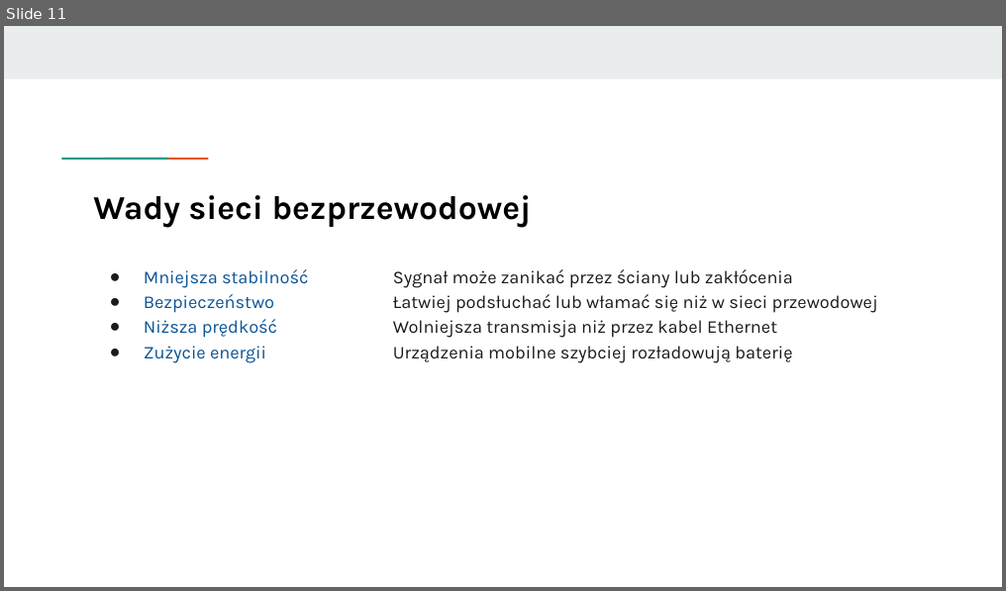
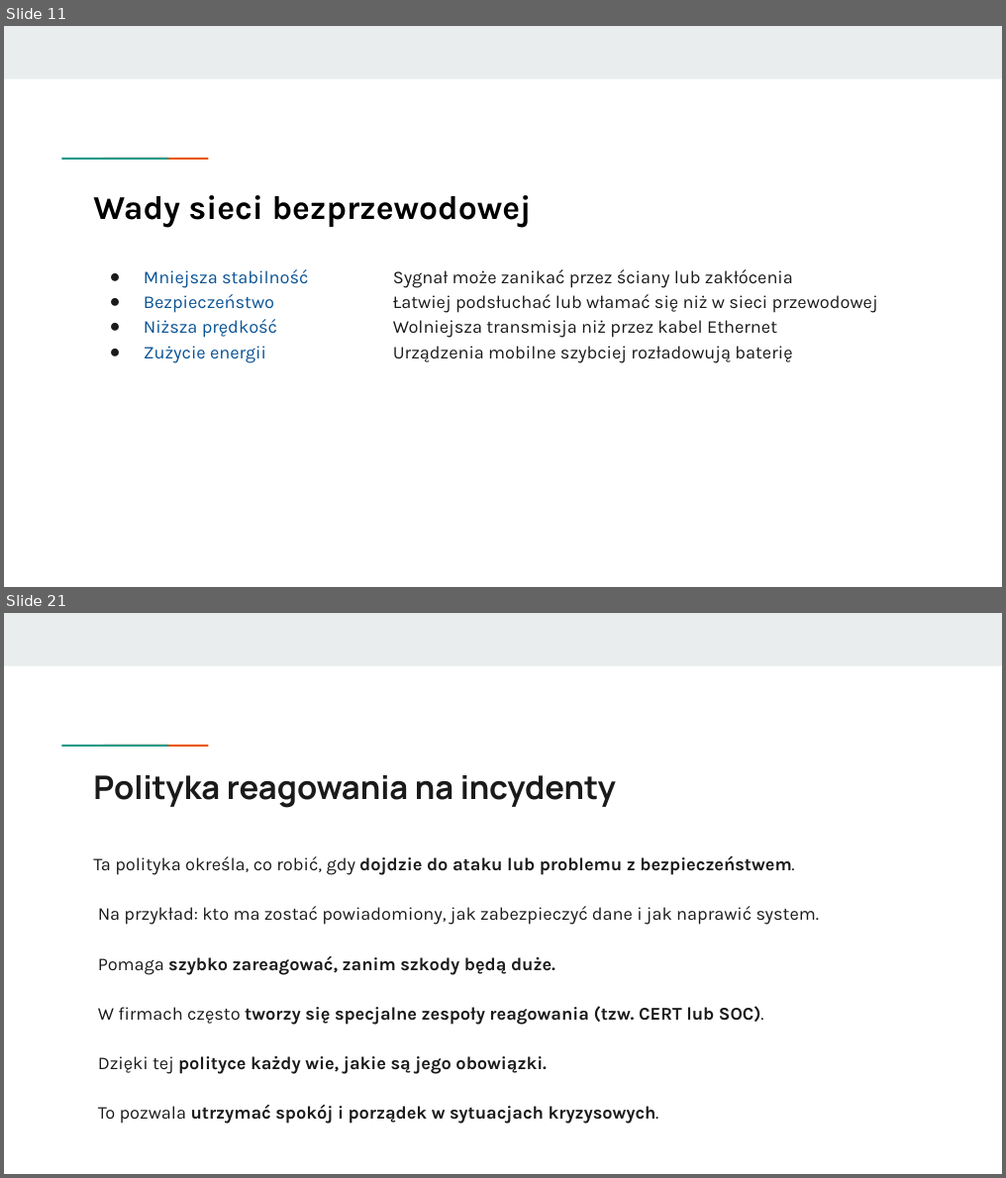
Before and after one commit to KasiaKasia/PRZEDMIOTY, a slide deck: ZASTOSOWANIE_INFORMATYKI/1A-gr_2/Zastosowanie informatyki - 1A gr. 2-plik2.pptx. Shown one above the other, each under a label of ours: slide 11 before the commit, slides 11 and 21 after it; the slides between them are not shown. The pictures are 1006x591 and 1006x1178 pixels, drawn with LibreOffice and Linux fonts; fonts in the diff are those of the drawing. Boxes give left, top, right and bottom in pixels: in the first picture for what was removed or moved away, otherwise in the second. Text is boxed around its words. In the diff, an @@ line names an element or a change of style, - is before the commit and + after.

```diff
--- a/ZASTOSOWANIE_INFORMATYKI/1A-gr_2/Zastosowanie informatyki - 1A gr. 2-plik2.pptx
+++ b/ZASTOSOWANIE_INFORMATYKI/1A-gr_2/Zastosowanie informatyki - 1A gr. 2-plik2.pptx
@@ slide 21 added at [4, 613, 1002, 1174], background #FFFFFF; not listed: 3 template elements that a slide beside it also shows @@
@@ title added at [93, 775, 616, 808], 23.4 pt, text #1A1A1A, bold @@
+Polityka reagowania na incydenty
@@ text added at [93, 856, 820, 1124], 13 pt, text #1A1A1A, bold @@
+Ta polityka określa, co robić, gdy dojdzie do ataku lub problemu z bezpieczeństwem.
+Na przykład: kto ma zostać powiadomiony, jak zabezpieczyć dane i jak naprawić system.
+Pomaga szybko zareagować, zanim szkody będą duże.
+W firmach często tworzy się specjalne zespoły reagowania (tzw. CERT lub SOC).
+Dzięki tej polityce każdy wie, jakie są jego obowiązki.
+To pozwala utrzymać spokój i porządek w sytuacjach kryzysowych.
```
Also in this commit, not shown: 9 other slides added, 1 other file.
